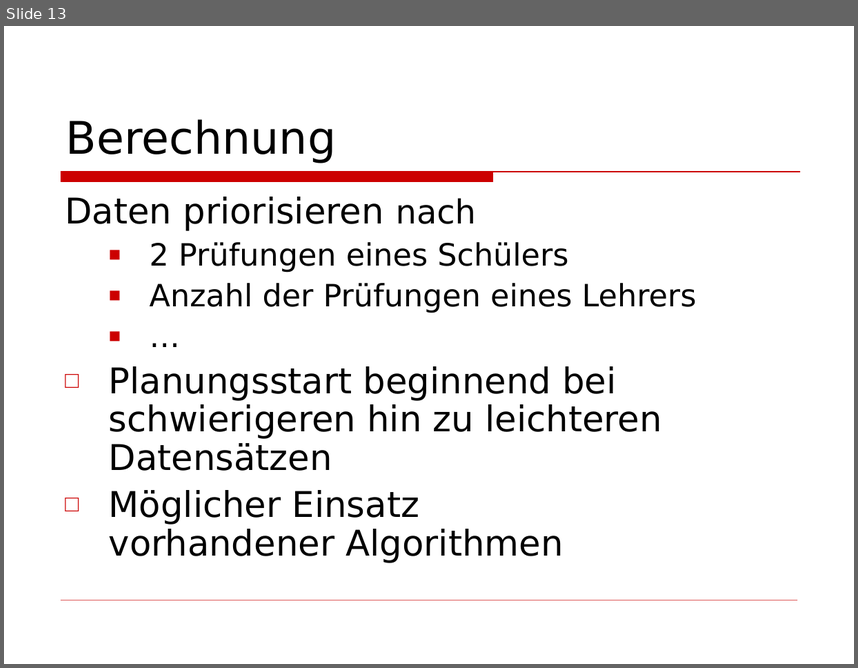
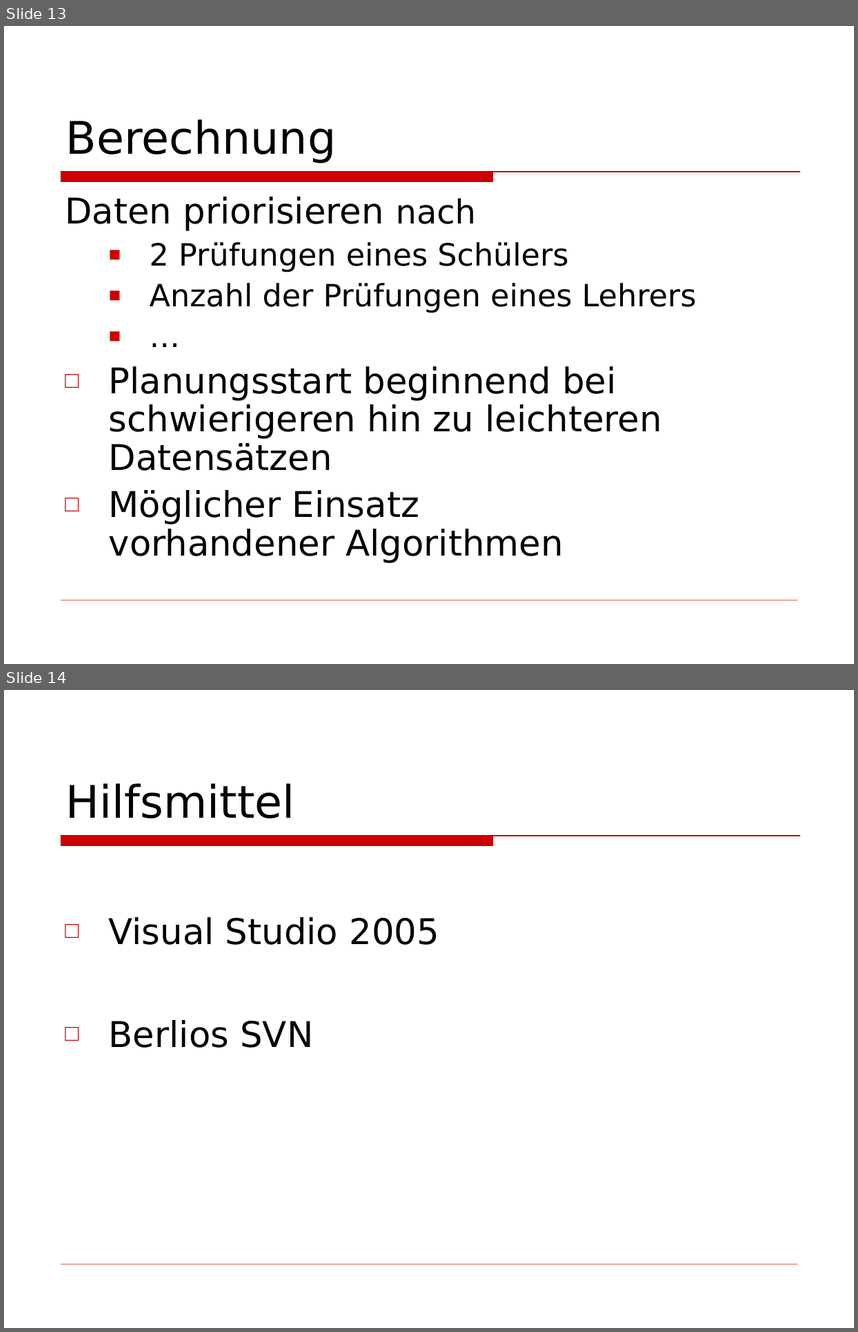
Before and after one commit to BackupTheBerlios/wiptp-svn, a slide deck: docs/Präsentation.ppt. Shown one above the other, each under a label of ours: slide 13 before the commit, slides 13 and 14 after it. The pictures are 858x668 and 858x1332 pixels, drawn with LibreOffice and Linux fonts; fonts in the diff are those of the drawing; background and template pictures are left out. Boxes give left, top, right and bottom in pixels: in the first picture for what was removed or moved away, otherwise in the second. Text is boxed around its words. In the diff, an @@ line names an element or a change of style, - is before the commit and + after.

```diff
--- a/docs/Präsentation.ppt
+++ b/docs/Präsentation.ppt
@@ slide 14 added at (x1=4, y1=690, x2=854, y2=1328), background picture (left out); not listed: 2 template elements that a slide beside it also shows @@
@@ title added at (x1=65, y1=783, x2=294, y2=818), 38 pt, text #000000 @@
+Hilfsmittel
@@ text added at (x1=109, y1=917, x2=439, y2=1047), 30 pt, text #000000 @@
+□ Visual Studio 2005
+□ Berlios SVN
```
Also in this commit, not shown: 1 slide changed.
